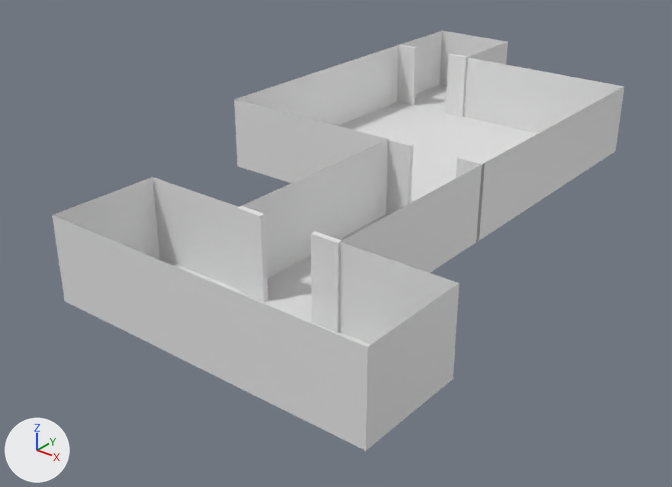
A saved change to the Blender file assets/dungeon.blend.
Before and after are seen from a 50 mm camera at (20.9, -32.9, 14.6) aimed at (0.3, -7.1, -1.4). Arrows for +X, +Y and +Z are at lower left; the lights stay in place. The same objects are shown in both versions, whatever each file hides.

Names of what the first picture shows: 'ArchWallBlocker-colonly', 'ArchWallBlocker.001-colonly', 'ArchWallBlocker.002-colonly', 'Floor-colonly'.
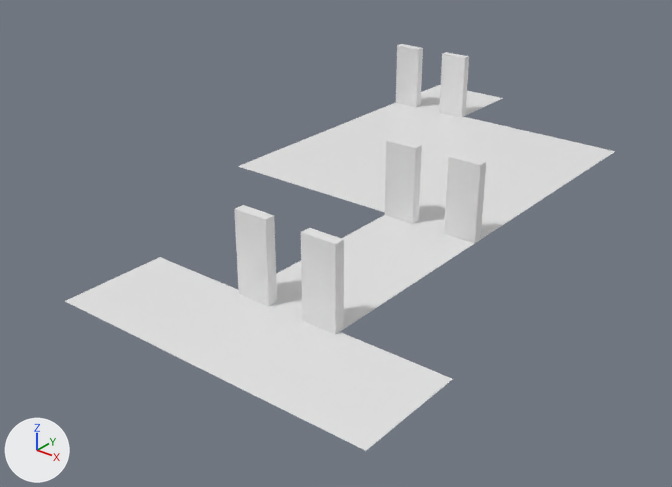
Boxes [x1, y1, x2, y2] around the edits, measured in the pictures (672 x 487 px; the box of a moved part takes in the faces that stretch with it):
'Floor-colonly', reshaped (13% shorter)
    before: [52, 31, 624, 451]
    after: [65, 85, 615, 451]
'ArchWallBlocker.002-colonly', reshaped
    before: [237, 206, 342, 333]
    after: [234, 205, 344, 335]
'ArchWallBlocker.001-colonly', reshaped
    before: [386, 139, 485, 241]
    after: [385, 138, 486, 243]
'ArchWallBlocker-colonly', reshaped
    before: [397, 44, 467, 117]
    after: [396, 44, 469, 117]
part 1 of me_cube_012, deleted
    before: [52, 31, 624, 451]
part 2 of me_cube_017, moved or reshaped
    before: [237, 44, 417, 302]
    after: [234, 44, 423, 306]
part 3 of me_cube_017, moved or reshaped
    before: [311, 54, 485, 333]
    after: [301, 52, 486, 335]

Diff of the bpy script that builds the scene:
```diff
--- a/assets/dungeon.blend.py
+++ b/assets/dungeon.blend.py
@@ me_cube_012 @@
 # used by ob_floor_colonly; location = (-4.0, 4.0, -2.0)
-me_cube_012.from_pydata(...)  # 32 vertices, 21 faces; spans x -2.0..14.0, y -22.0..6.0, z 2.0..5.0
+me_cube_012.from_pydata(...)  # 16 vertices, 5 faces; spans x -2.0..14.0, y -22.0..6.0, z 2.0
+# me_cube_012 part 1
+# 16 vertices are removed from x -2.0..14.0, y -22.0..6.0, z 5.0
+# 16 faces are deleted
 me_cube_012.materials.append(mat_collider)
@@ me_cube_017 @@
 me_cube_017.from_pydata(...)  # 16 vertices, 12 faces; spans x 0.0..4.0, y -0.1..0.1, z 0.0..3.0
 # used by ob_archwallblocker_colonly; location = (-6.0, 6.0, 0.0)
+# me_cube_017 part 2: the loose piece of 8 vertices spanning x 0.0..1.0, y -0.1..0.1, z 0.0..3.0 is scaled about the mesh origin by (1.3, 2, 1)
+# me_cube_017 part 3: the loose piece of 8 vertices spanning x 3.0..4.0, y -0.1..0.1, z 0.0..3.0 is scaled about its middle by (1.3, 2, 1), then moved by (-0.15, 0.0, 0.0)
```
